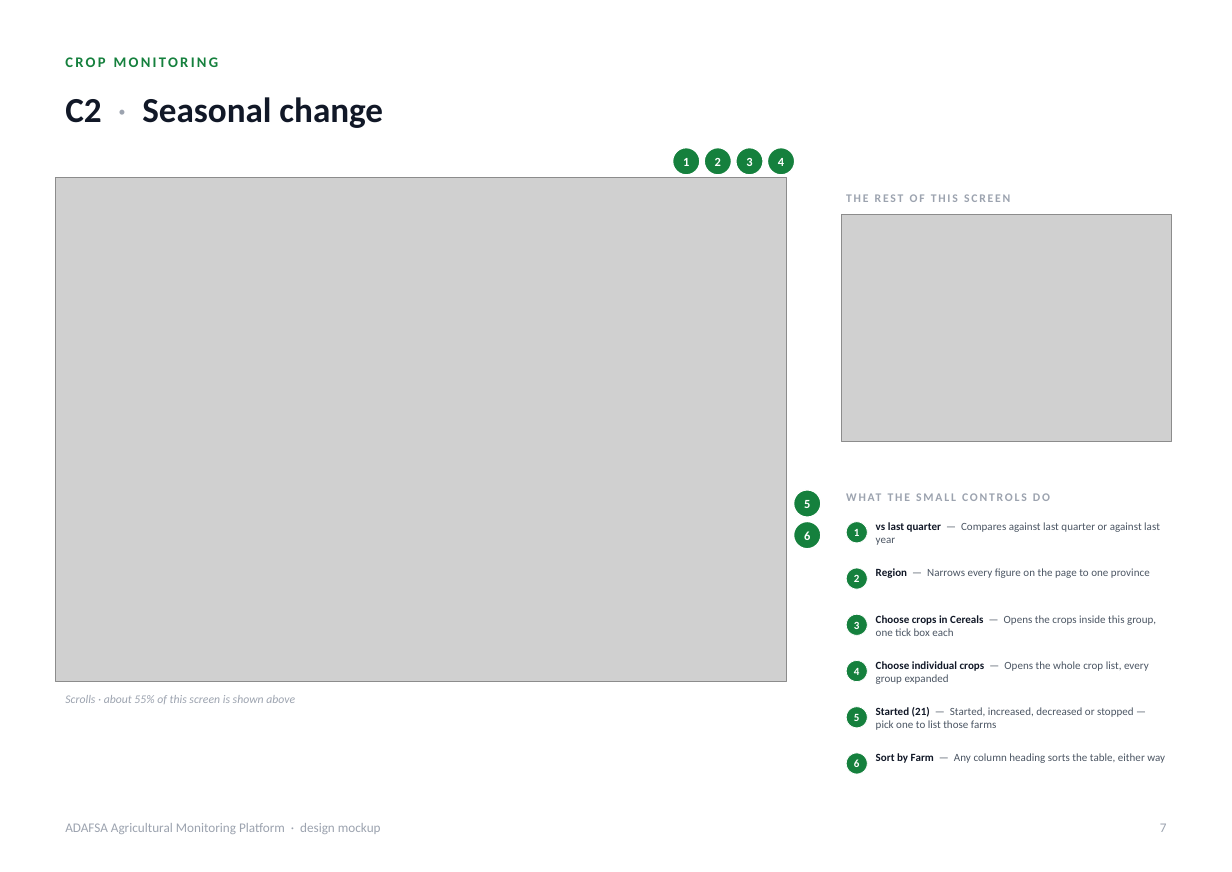
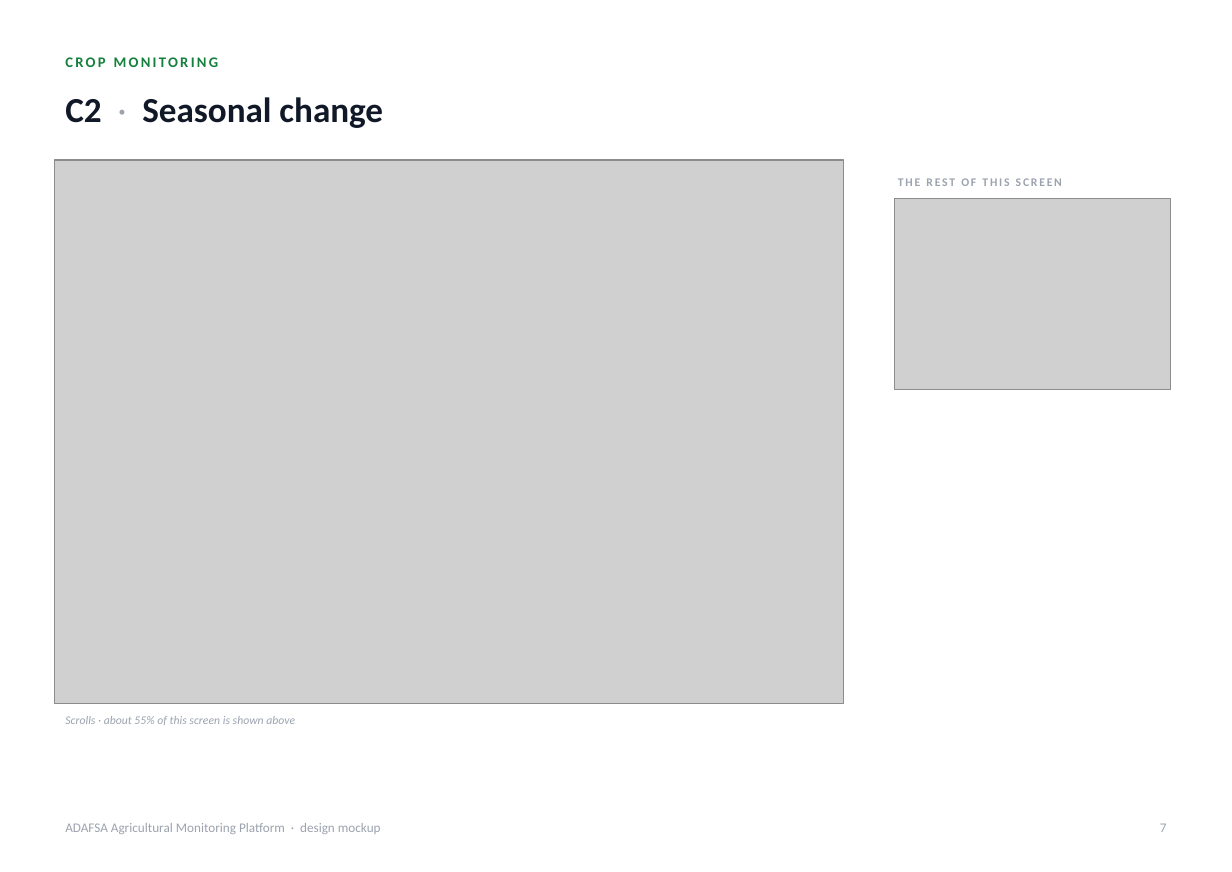
Before and after one commit to romainbigare/adafsa-mockup, a slide deck: slide 7 of docs/ADAFSA_Platform_Screens.pptx. Drawn at 1232x872 pixels with LibreOffice and Linux fonts; fonts in the diff are those of the drawing; grey boxes stand for pictures. Boxes give left, top, right and bottom in pixels: in the first picture for what was removed or moved away, otherwise in the second. Text is boxed around its words. In the diff, an @@ line names an element or a change of style, - is before the commit and + after.

```diff
--- a/docs/ADAFSA_Platform_Screens.pptx
+++ b/docs/ADAFSA_Platform_Screens.pptx
@@ ellipse removed at (672, 148, 700, 175) @@
-1
@@ ellipse removed at (704, 148, 731, 175) @@
-2
@@ ellipse removed at (736, 148, 763, 175) @@
-3
@@ ellipse removed at (767, 148, 795, 175) @@
-4
@@ picture: place and size @@
-picture at (56, 178, 787, 682)
+picture at (55, 160, 843, 704)
@@ text "THE REST OF THIS SCREEN": place and size @@
-text "THE REST OF THIS SCREEN" at (846, 194, 1010, 202)
+text "THE REST OF THIS SCREEN" at (898, 178, 1062, 186)
@@ picture: place and size @@
-picture at (842, 215, 1172, 442)
+picture at (894, 198, 1170, 389)
@@ ellipse removed at (794, 490, 821, 517) @@
-5
@@ text removed at (846, 486, 1167, 507) @@
-WHAT THE SMALL CONTROLS DO
@@ ellipse removed at (794, 522, 821, 549) @@
-6
@@ ellipse removed at (846, 522, 867, 543) @@
-1
@@ text removed at (876, 522, 1160, 545) @@
-vs last quarter — Compares against last quarter or against last year
@@ ellipse removed at (846, 568, 867, 589) @@
-2
@@ text removed at (876, 568, 1150, 578) @@
-Region — Narrows every figure on the page to one province
@@ ellipse removed at (846, 614, 867, 635) @@
-3
@@ text removed at (876, 615, 1156, 636) @@
-Choose crops in Cereals — Opens the crops inside this group, one tick box each
@@ ellipse removed at (846, 660, 867, 681) @@
-4
@@ text removed at (876, 661, 1149, 684) @@
-Choose individual crops — Opens the whole crop list, every group expanded
@@ text "Scrolls · about 55% of ...": place and size @@
-text "Scrolls · about 55% of ..." at (65, 695, 295, 704)
+text "Scrolls · about 55% of ..." at (65, 716, 295, 725)
@@ ellipse removed at (846, 706, 867, 727) @@
-5
@@ text removed at (876, 707, 1134, 730) @@
-Started (21) — Started, increased, decreased or stopped — pick one to list those farms
@@ ellipse removed at (846, 752, 867, 774) @@
-6
@@ text removed at (876, 753, 1165, 763) @@
-Sort by Farm — Any column heading sorts the table, either way
```
Also in this commit, not shown: 19 other slides changed, 11 other files.
